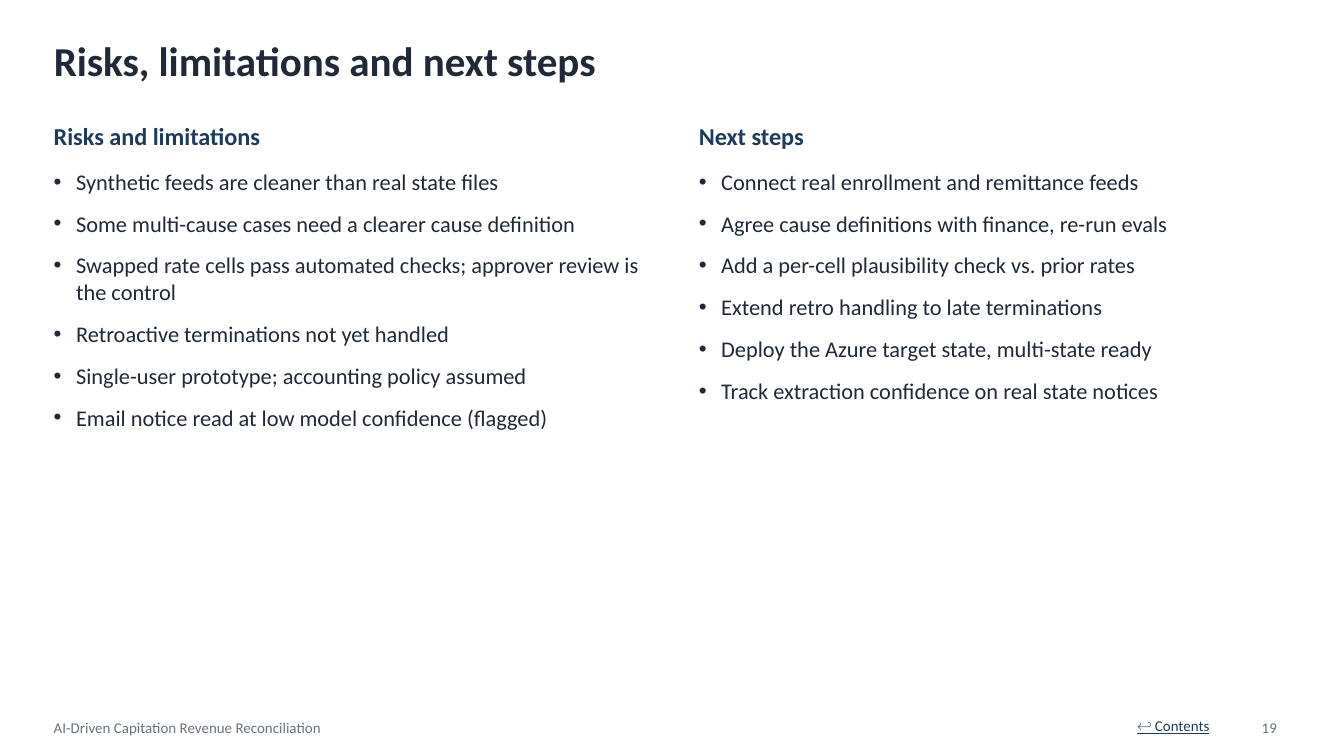
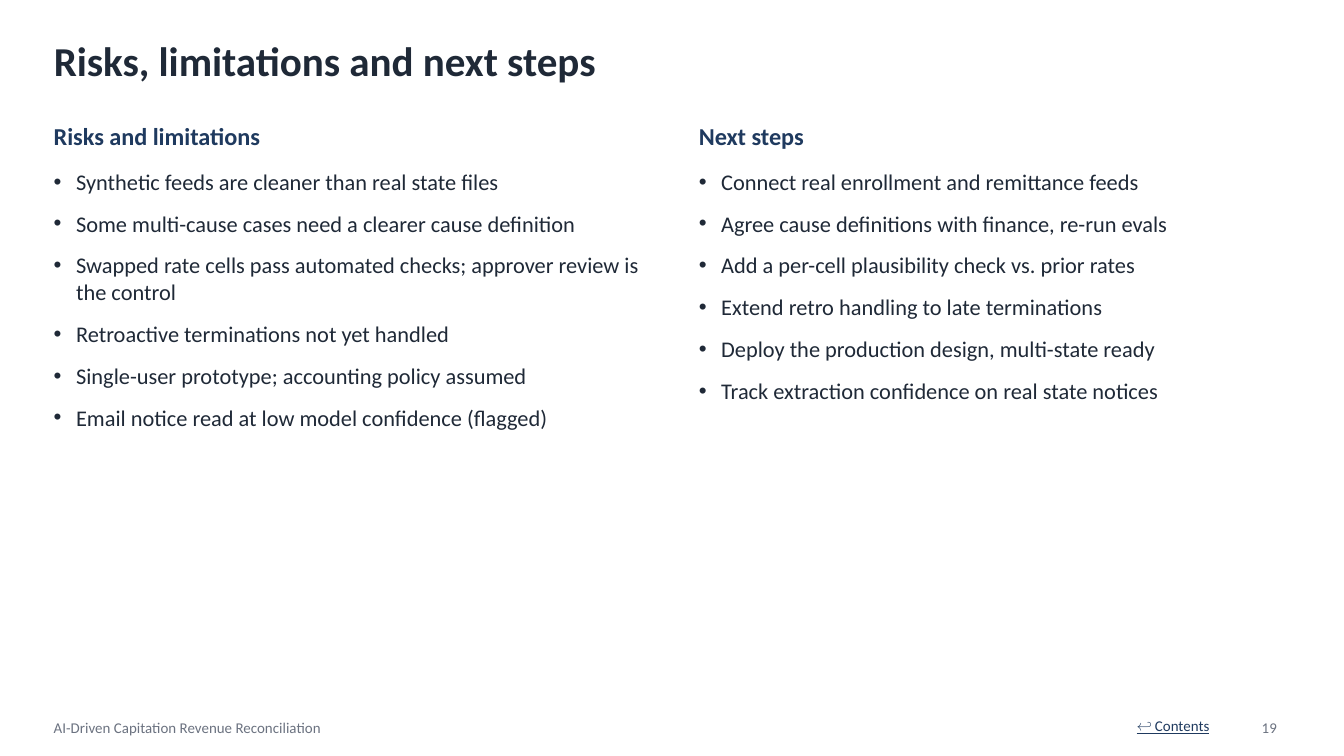
Before and after one commit to SanikaMarathe/capitation-revenue-reconciliation, a slide deck: slide 19 of Capitation_Reconciliation.pptx. Drawn at 1344x756 pixels with LibreOffice and Linux fonts; fonts in the diff are those of the drawing. Boxes give left, top, right and bottom in pixels: in the first picture for what was removed or moved away, otherwise in the second. Text is boxed around its words. In the diff, an @@ line names an element or a change of style, - is before the commit and + after.

```diff
--- a/Capitation_Reconciliation.pptx
+++ b/Capitation_Reconciliation.pptx
@@ text at [721, 341, 1154, 361]: text changed @@
-• Deploy the Azure target state, multi-state ready
+• Deploy the production design, multi-state ready
```
Also in this commit, not shown: 5 other slides changed.
